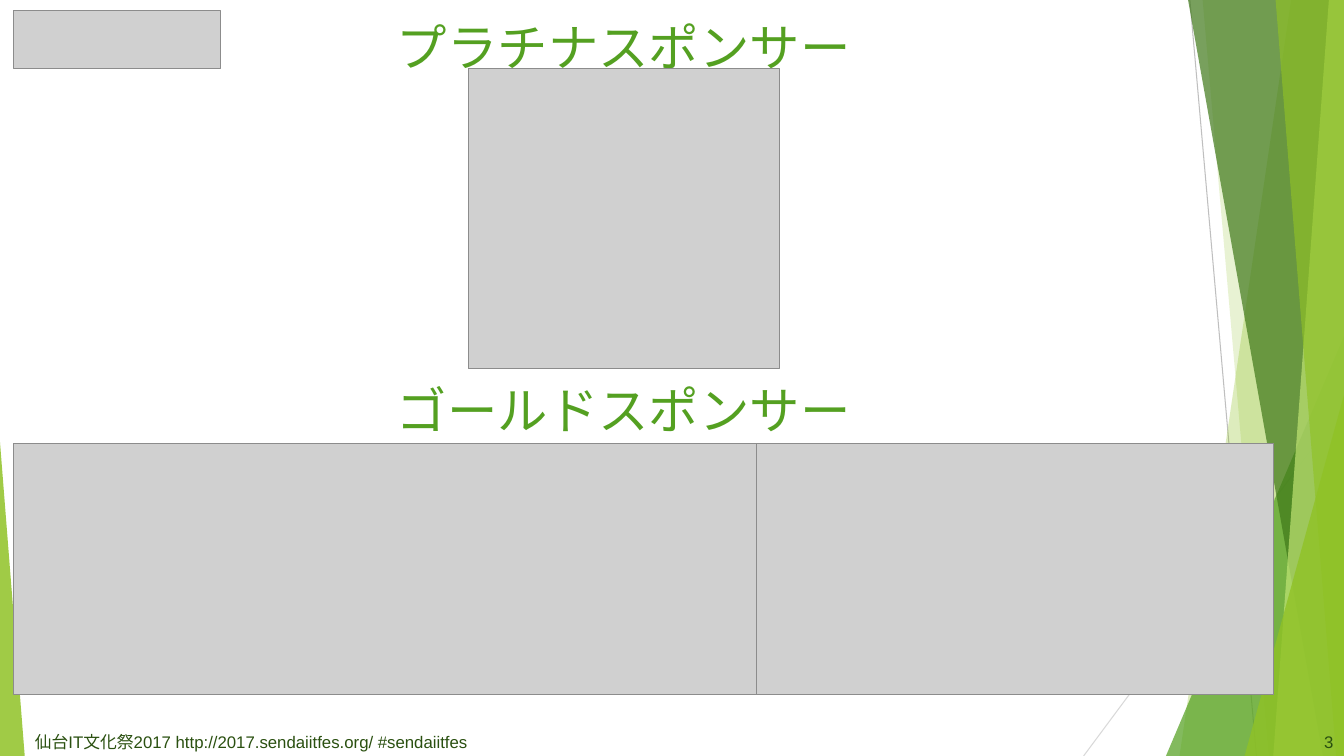
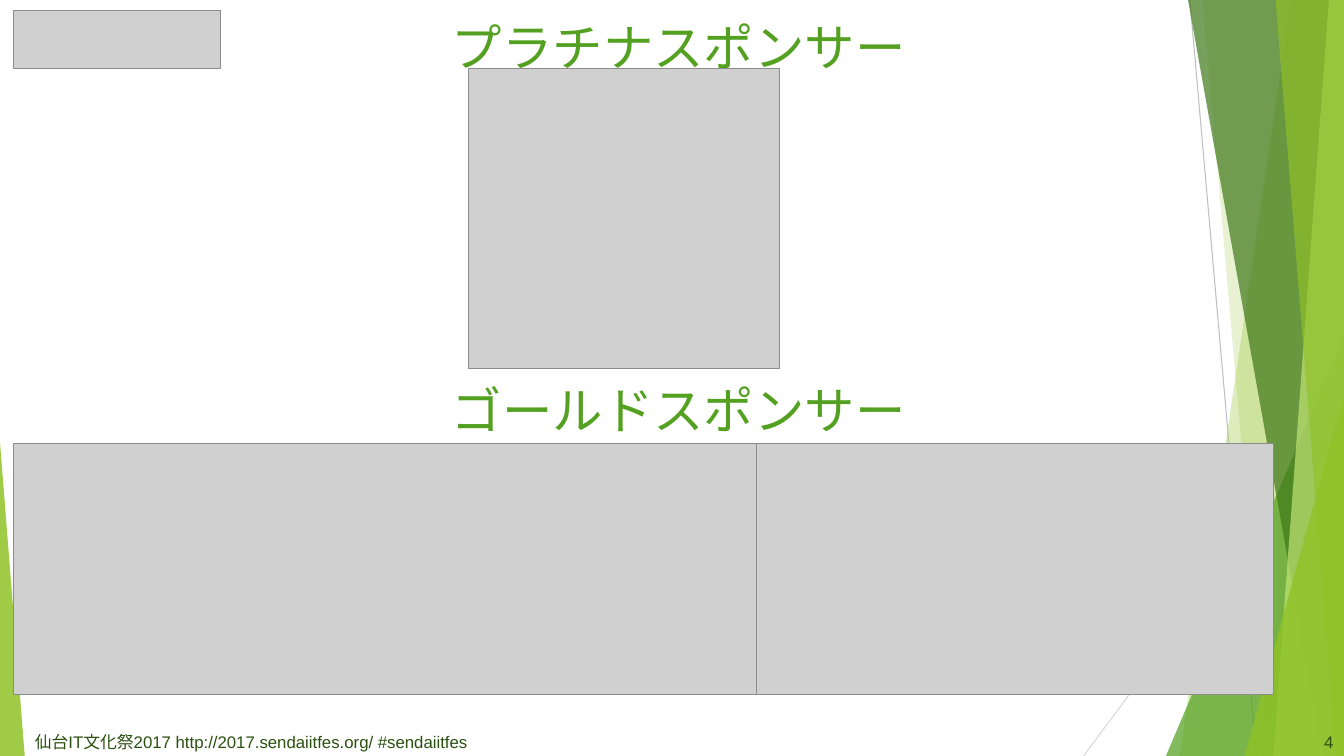
Before and after one commit to fullvirtue/sendaiitfes2017, a slide deck: slide 5 of source/assets/files/sendaiitfes_pptx_template.pptx (slide 4 before the commit). Drawn at 1344x756 pixels with LibreOffice and Linux fonts; fonts in the diff are those of the drawing; grey boxes stand for pictures. Boxes give left, top, right and bottom in pixels: in the first picture for what was removed or moved away, otherwise in the second. Text is boxed around its words. In the diff, an @@ line names an element or a change of style, - is before the commit and + after.

```diff
--- a/source/assets/files/sendaiitfes_pptx_template.pptx
+++ b/source/assets/files/sendaiitfes_pptx_template.pptx
@@ title "プラチナスポンサー ゴールドスポンサー": place and size @@
-title "プラチナスポンサー ゴールドスポンサー" at bbox=[397, 23, 851, 431]
+title "プラチナスポンサー ゴールドスポンサー" at bbox=[452, 23, 906, 431]
@@ page number at bbox=[1324, 736, 1333, 748]: text changed @@
-3
+4
```
Also in this commit, not shown: 8 other slides changed, 3 slides added, 1 other file.
